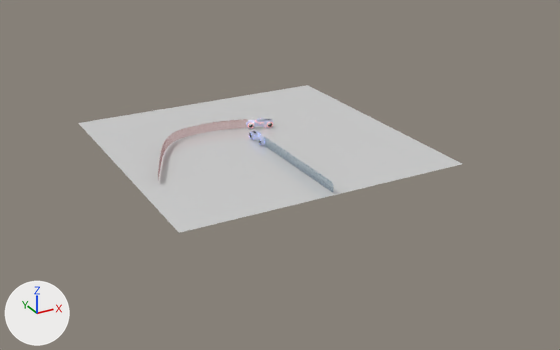
An edit to the Blender file lightcycle/lightcycle.blend, drawn before and after from the same camera.
One viewpoint serves both versions: a 50 mm lens placed at (-23.3, -45.5, 19.9), pointed at (-0.8, -4.7, -0.6). The axes (+X, +Y, +Z) are drawn at lower left. The lights are the same throughout.

In view in the first picture: 'Ground', 'scocca.003', 'scocca.006'.
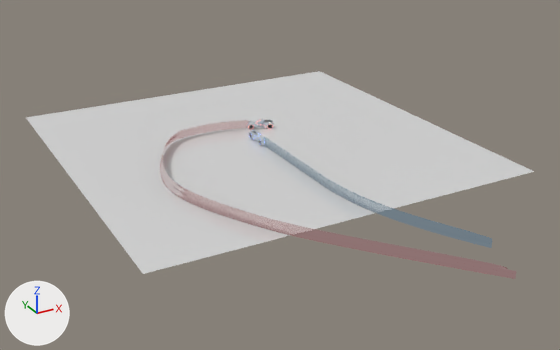
ob_new_light_cycle_001 is not drawn itself; it is the parent of ob_ruota_davanti_003, ob_ruota_dietro_003, ob_scocca_009, ob_ruota_davanti_002, ob_scocca_008, ob_scocca_007, ob_ruota_dietro_002, ob_scocca_006.

Boxes (x1, y1, x2, y2) around the edits, measured in the pictures (560 x 350 px):
'Ground', rescaled (33% wider, 37% taller)
    before: (79, 85, 462, 233)
    after: (26, 71, 534, 274)
'Strip Red', added
    after: (160, 120, 516, 279)
'Strip', added
    after: (263, 137, 492, 248)
'scocca.006', no longer drawn
    before: (158, 119, 248, 181)
'scocca.009', turned
    before: (246, 118, 273, 129)
    after: (246, 119, 274, 130)
'ruota davanti.003', turned
    before: (267, 119, 272, 127)
    after: (266, 120, 273, 128)
'ruota dietro.003', turned (not visible before)
    after: (248, 125, 253, 129)

Patch to the scene script:
```diff
--- a/lightcycle/lightcycle.blend.py
+++ b/lightcycle/lightcycle.blend.py
@@ me_torus_008_1 @@
+me_torus_008_1.from_pydata(...)  # 640 vertices, 638 faces; spans x 0.0..12.1, y -20.0..-1.5, z -0.2..0.5
+me_torus_008_1.polygons.foreach_set('use_smooth', [True] * 638)
+me_torus_008_1.materials.append(mat_strip)
@@ me_torus_012_1 @@
+me_torus_012_1.from_pydata(...)  # 659 vertices, 655 faces; spans x -0.4..78.0, y -8.2..8.5, z -0.2..0.5
+me_torus_012_1.polygons.foreach_set('use_smooth', [True] * 655)
+me_torus_012_1.materials.append(mat_stripred)
@@ ob_new_light_cycle_001 @@
 ob_new_light_cycle_001.location = (1.453, 2.466, 0.0)
-ob_new_light_cycle_001.rotation_euler = (0.0, 0.0, -1.916)  # degrees (0, 0, -110)
+ob_new_light_cycle_001.rotation_euler = (0.0, 0.353, -1.916)  # degrees (0, 20, -110)
@@ ob_ground @@
 ob_ground.location = (0.0, 0.0, -0.01)
+ob_ground.scale = (1.32, 1.32, 1.32)
@@ ob_strip @@
+ob_strip = bpy.data.objects.new('Strip', me_torus_008_1)
+ob_strip.location = (0.0, 0.69, 0.31)
+ob_strip.scale = (0.295, 1.02, 1.02)
+_m = ob_strip.modifiers.new('Subsurf', 'SUBSURF')
+_m.levels = 3
@@ ob_strip_red @@
+ob_strip_red = bpy.data.objects.new('Strip Red', me_torus_012_1)
+ob_strip_red.location = (2.07, 2.12, 0.27)
+ob_strip_red.rotation_euler = (0.0, 0.0, -1.916)  # degrees (0, 0, -110)
+ob_strip_red.scale = (0.295, 1.02, 1.02)
+_m = ob_strip_red.modifiers.new('Subsurf', 'SUBSURF')
+_m.levels = 3
```
